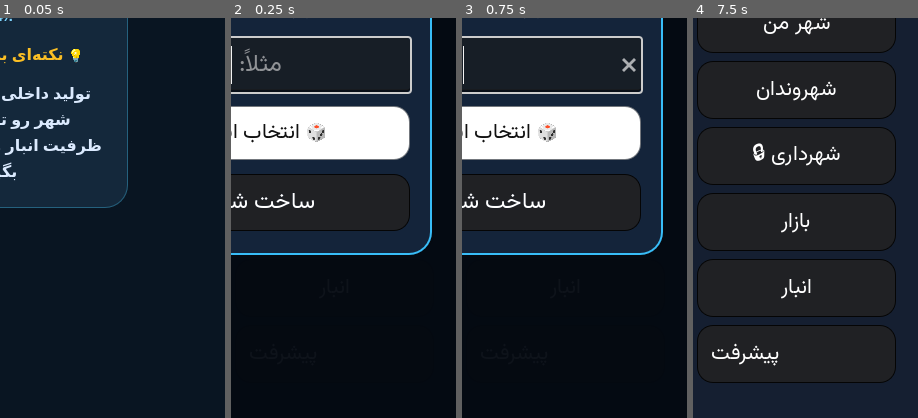
Above: before the commit, frames 1-4 (left to right).
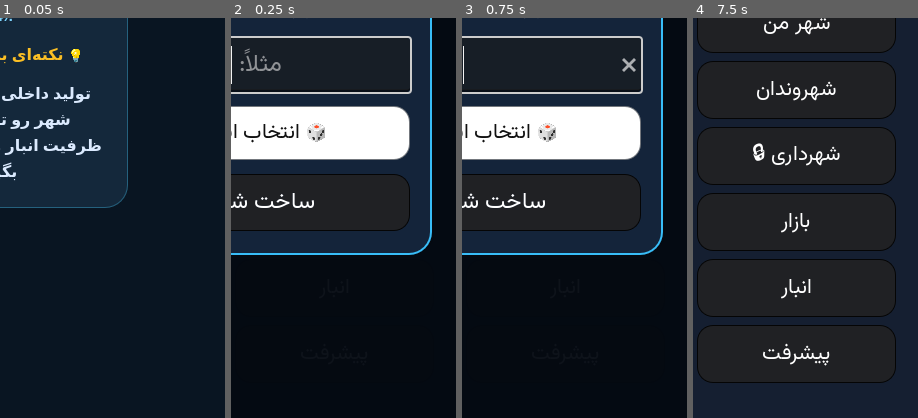
Above: after the commit, the same moments.

Repository: zekainstabot/mini-zeka-city
Game: Godot game, scene res://Main.tscn
The game is run twice, just before and just after one commit, with the same random seed, the same clock (stepped at 60 frames per second) and the same inputs.
Inputs (mouse positions are % of the whole screen's width and height, from its top left):
- Up to frame 1 (0.05 s): no input
- Up to frame 2 (0.25 s): no input
- Up to frame 3 (0.75 s): click (50, 56) at 0.52 s; type "12" at 0.6 s
- Up to frame 4 (7.5 s): click "☰" at 1.25 s; click "؟" at 2 s; click "شهر من" at 2.75 s; click "ساختمان" at 3.5 s; click "شهروندان" at 4.25 s; click "بانک" at 5 s; click "شهرداری 🔒" at 5.75 s; click "اقتصاد 🔒" at 6.5 s; click "بازار" at 7.25 s
The pictures show only the part of the screen within x 50-100%, y 50-100%; the shares and areas given below are measured in that part.

Frame 1 is identical in both runs. In frame 4, 0.8% of the frame differs, in the area x 8-61%, y 81-87%.

Commit message:
Center text on every button throughout the game

Diff:
--- a/scripts/Main.gd
+++ b/scripts/Main.gd
@@ -106,6 +106,18 @@
 var startup_tip_timer = null
 var startup_tip_index = -1
 
+func _on_ui_node_added(node):
+	# Enforce one alignment rule for every text button, including buttons
+	# created later by page builders, dialogs, popups, and overlays.
+	if node is Button:
+		node.alignment = HORIZONTAL_ALIGNMENT_CENTER
+
+func _center_existing_button_texts(node):
+	if node is Button:
+		node.alignment = HORIZONTAL_ALIGNMENT_CENTER
+	for child in node.get_children():
+		_center_existing_button_texts(child)
+
 func _input(event):
 	if game != null:
 		var meaningful_input = false
@@ -293,6 +305,10 @@
 		game.save_game()
 
 func _ready():
+	# Apply centered text to every Button in the scene tree, now and whenever
+	# any game page or overlay creates additional buttons.
+	get_tree().node_added.connect(_on_ui_node_added)
+	_center_existing_button_texts(self)
 	# Show a lightweight loading screen before doing any synchronous startup work.
 	layout_direction = Control.LAYOUT_DIRECTION_RTL
 	_create_startup_loading_screen()
